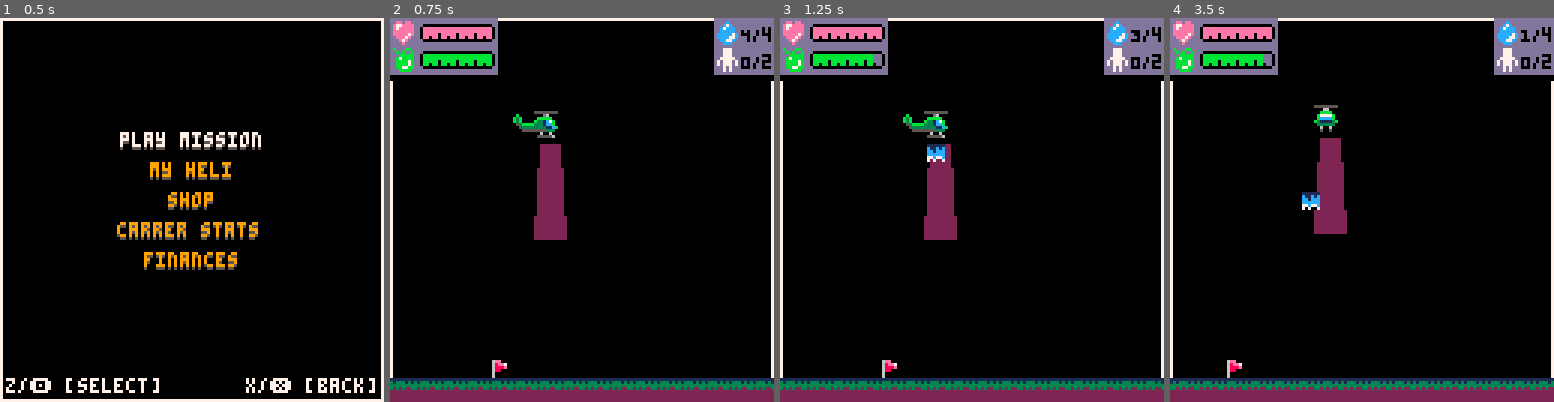
Above: before the commit, frames 1-4 (left to right).
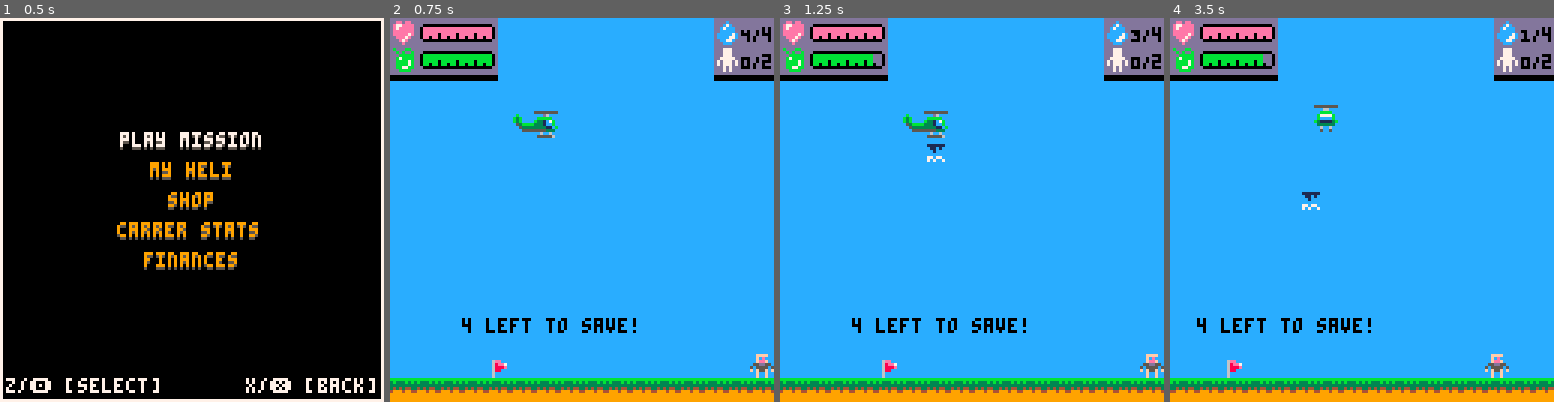
Above: after the commit, the same moments.

Repository: NinetiesPaul/PicoRescue
Game: PICO-8 cartridge picorescue.p8
The game is run twice, just before and just after one commit, with the same random seed, the same clock (stepped at 60 frames per second) and the same inputs.
Inputs:
- Up to frame 1 (0.5 s): tap X (X key) at 0.33 s
- Up to frame 2 (0.75 s): tap O (Z key) at 0.7 s
- Up to frame 3 (1.25 s): tap X (X key) at 1.07 s
- Up to frame 4 (3.5 s): hold Right 1.6-2.1 s; tap O (Z key) every 0.4 s from 1.7 to 3.3 s; tap X (X key) at 1.85, 2.97 s; hold Up 2.15-2.42 s; hold Right 2.47-3.03 s; hold Left from 3.08 s (still down)

Frame 1 is identical in both runs. In frame 2, 90% of the frame differs, in the area x 0-100%, y 0-100%; in frame 3, 90%; in frame 4, 90%.

Commit message:
added code handling for both day time

Diff:
--- a/picorescue.p8
+++ b/picorescue.p8
@@ -200,7 +200,7 @@
 	mission_fire_put_out = 0
 	mission_earnings = 0
 	mission_has_wounded = false
-	mission_day_time = "night"
+	mission_day_time = rnd({"night", "day"})
 
 	block_btns = false
 	block_btns_counter = 0
@@ -341,6 +341,8 @@
 	end
 
 	if curr_screen == 2 then -- rotor mission
+		sky_color = (mission_day_time == "day") and 12 or 0
+		rectfill(0,0,128,119,sky_color)
 		spr(006,drop_off_x,112)
 
 		flip_spr = (player.facing == "right") and true or false
@@ -409,12 +411,16 @@
 		print(abs(flr(drop_off_x - player.x)), 16, 35)
 		spr(006,0,32)
 		]]--
-		print(count(civ_spawn[difficulty]) - mission_civ_saved .. " left to save!", drop_off_x - 8, 100, 0)
-
-		sspr(80, 64, 3, 24 + (player.spotlight_height * 8), player.x, player.y + 10)
-		sspr(80, 64, 3, 24 + (player.spotlight_height * 8), player.x + 8, player.y + 10, 3, 24 + (player.spotlight_height * 8), true)
-		rectfill(player.spotlight_px1, player.spotlight_py1, player.spotlight_px2, player.spotlight_py2, 2)
-		-- light dithering here
+
+		col = (mission_day_time == "day") and 0 or 7
+		print(count(civ_spawn[difficulty]) - mission_civ_saved .. " left to save!", drop_off_x - 8, 100, col)
+
+		if mission_day_time == "night" then
+			sspr(80, 64, 3, 24 + (player.spotlight_height * 8), player.x, player.y + 10)
+			sspr(80, 64, 3, 24 + (player.spotlight_height * 8), player.x + 8, player.y + 10, 3, 24 + (player.spotlight_height * 8), true)
+			rectfill(player.spotlight_px1, player.spotlight_py1, player.spotlight_px2, player.spotlight_py2, 2)
+			-- light dithering here
+		end
 
 		for i = 1, player.ladder do
 			spr(001,player.x,player.y+i*8)
@@ -935,7 +941,7 @@
 				local civ = {}
 				civ.x = value
 				civ.y = 112
-				civ.spr = 033
+				civ.spr = 8
 				civ.health = 10
 				civ.rdy_to_climb_up = false
 				civ.rdy_to_climb_down = false
@@ -985,20 +991,25 @@
 end
 
 function draw_civ(civ)
-	draw_y = (flr(player.spotlight_py2) - civ.y) + 1
-	if (draw_y > 8 ) draw_y = 8
-
 	if civ.on_board == false then
-		if (player.px2 < civ.x + 16) then
-			limit = ((player.px2 - flr(civ.x))-6 > 0) and (player.px2 - flr(civ.x))-6 or 0
-			if (limit > 8) limit = 8
-
-			for i=1, limit do
-				sspr(8,16,0 + i, draw_y, civ.x, civ.y)
-			end
+		if (mission_day_time == "day") then
+			sspr(civ.spr, 16, 8, 8, civ.x, civ.y)
 		else
-			limit = ((player.px2 - flr(civ.x))-6) - 10
-			sspr(8 + limit, 16, 8 - limit, draw_y, civ.x + limit, civ.y)
+			draw_y = (flr(player.spotlight_py2) - civ.y) + 1
+			if (draw_y > 8 ) draw_y = 8
+
+
+			if (player.px2 < civ.x + 16) then
+				limit = ((player.px2 - flr(civ.x))-6 > 0) and (player.px2 - flr(civ.x))-6 or 0
+				if (limit > 8) limit = 8
+
+				for i=1, limit do
+					sspr(civ.spr,16,0 + i, draw_y, civ.x, civ.y)
+				end
+			else
+				limit = ((player.px2 - flr(civ.x))-6) - 10
+				sspr(civ.spr + limit, 16, 8 - limit, draw_y, civ.x + limit, civ.y)
+			end
 		end
 	end
 end
@@ -1018,7 +1029,7 @@
 			civ.y >= 112 and
 			civ.y <= 120
 		then
-			civ.spr = 034
+			civ.spr = 16
 
 			if
 				civ.x+4 >= player.x and
@@ -1032,7 +1043,7 @@
 				player.dpl_ldd_pkup = false
 			end
 		else
-			if (not player.rescuing) civ.spr = 033
+			if (not player.rescuing) civ.spr = 8
 		end
 	end
 
@@ -1043,8 +1054,8 @@
 		player.occup < player.max_occup
 	then
 		civ.clock += 1
-		if (civ.clock % 5 == 0) civ.spr += 1
-		if (civ.spr > 036) civ.spr = 035
+		if (civ.clock % 5 == 0) civ.spr += 8
+		if (civ.spr > 32) civ.spr = 24
 		if (civ.y > player.y) civ.y -= player.ladder_climb_spd
 		player.rescuing = true
 
@@ -1089,8 +1100,8 @@
 			not civ.on_board
 		then
 			civ.clock += 1
-			if (civ.clock % 5 == 0) civ.spr += 1
-			if (civ.spr > 036) civ.spr = 035
+			if (civ.clock % 5 == 0) civ.spr += 8
+			if (civ.spr > 32) civ.spr = 24
 			if (civ.y < 112) civ.y += player.ladder_climb_spd
 
 			if civ.y >= 112 then
@@ -1190,7 +1201,7 @@
 end
 
 function draw_fire(fire)
-	circfill(fire.x + 4,fire.y + 6, fire.radius, 2)
+	if (mission_day_time == "night") circfill(fire.x + 4,fire.y + 6, fire.radius, 2)
 	spr(fire.spr,fire.x,fire.y)
 end
 
@@ -1222,28 +1233,32 @@
 end
 
 function draw_smoke(smoke)
-	draw_y = (flr(player.spotlight_py2) - flr(smoke.y)) + 1
-	if (draw_y > 8) draw_y = 8
-
-
-	if flr(smoke.y) > (flr(player.spotlight_py1) - 4) then
-		if (player.px2 < smoke.x + 16) then
-			limit = ((player.px2 - flr(smoke.x))-6 > 0) and (player.px2 - flr(smoke.x))-6 or 0
-			if (limit > 8) limit = 8
-
-			for i=1, limit do
-				sspr(8,24,0 + i, draw_y, smoke.x, smoke.y)
-			end
-		else
-			limit = ((player.px2 - flr(smoke.x))-6) - 10
-			-- print(limit, smoke.x + 32, smoke.y - 8, 7)
-			sspr(8 + limit, 24, 8 - limit, draw_y, smoke.x + limit, smoke.y)
+	if (mission_day_time == "day") then
+		sspr(8, 24, 8, 8, smoke.x, smoke.y)
+	else
+		draw_y = (flr(player.spotlight_py2) - flr(smoke.y)) + 1
+		if (draw_y > 8) draw_y = 8
+
+
+		if flr(smoke.y) > (flr(player.spotlight_py1) - 4) then
+			if (player.px2 < smoke.x + 16) then
+				limit = ((player.px2 - flr(smoke.x))-6 > 0) and (player.px2 - flr(smoke.x))-6 or 0
+				if (limit > 8) limit = 8
+
+				for i=1, limit do
+					sspr(8,24,0 + i, draw_y, smoke.x, smoke.y)
+				end
+			else
+				limit = ((player.px2 - flr(smoke.x))-6) - 10
+				-- print(limit, smoke.x + 32, smoke.y - 8, 7)
+				sspr(8 + limit, 24, 8 - limit, draw_y, smoke.x + limit, smoke.y)
+			end
 		end
 	end
 end
 
 function move_smoke(smoke)
-	smoke.y -= 0.5
+	smoke.y -= 0.95
 	if (smoke.y < 68) smoke.spr = 050 smoke.damage = 0.050
 	if (smoke.y < 56) smoke.spr = 051 smoke.damage = 0.025
 
